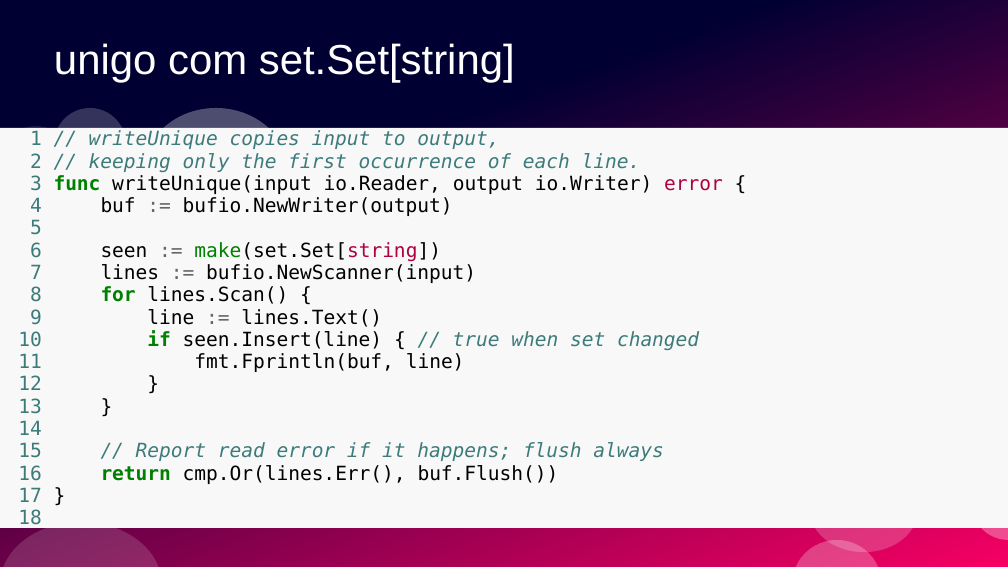
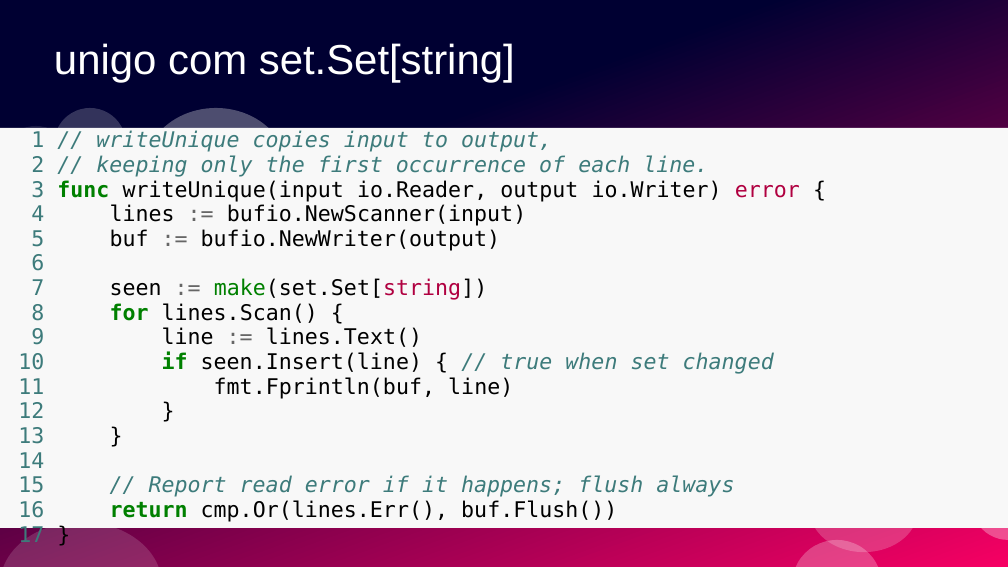
Before and after one commit to ramalho/sets-in-go, a slide deck: slide 37 of conj-em-go1_28.odp (slide 36 before the commit). Drawn at 1008x567 pixels with LibreOffice and Linux fonts; fonts in the diff are those of the drawing. Boxes give left, top, right and bottom in pixels: in the first picture for what was removed or moved away, otherwise in the second. Text is boxed around its words. In the diff, an @@ line names an element or a change of style, - is before the commit and + after.

```diff
--- a/conj-em-go1_28.odp
+++ b/conj-em-go1_28.odp
@@ text at (18,130,800,542): size 15.4 to 17.1 pt in "1 // writeUnique copies input to output,", "2 // keeping only the first occurrence ...", "3 func writeUnique(input io.Reader, output io.Writer) error ...", "8 for lines.Scan() {" and 9 more places @@
@@ text at (31,204,526,300): text changed; size 15.4 to 17.1 pt @@
-4 buf := bufio.NewWriter(output)
-5
-6 seen := make(set.Set[string])
-7 lines := bufio.NewScanner(input)
+4 lines := bufio.NewScanner(input)
+5 buf := bufio.NewWriter(output)
+6
+7 seen := make(set.Set[string])
@@ text at (18,509,41,529): paragraph removed @@
-18
```
Also in this commit, not shown: 4 other slides changed, 2 slides added, 2 other files.
